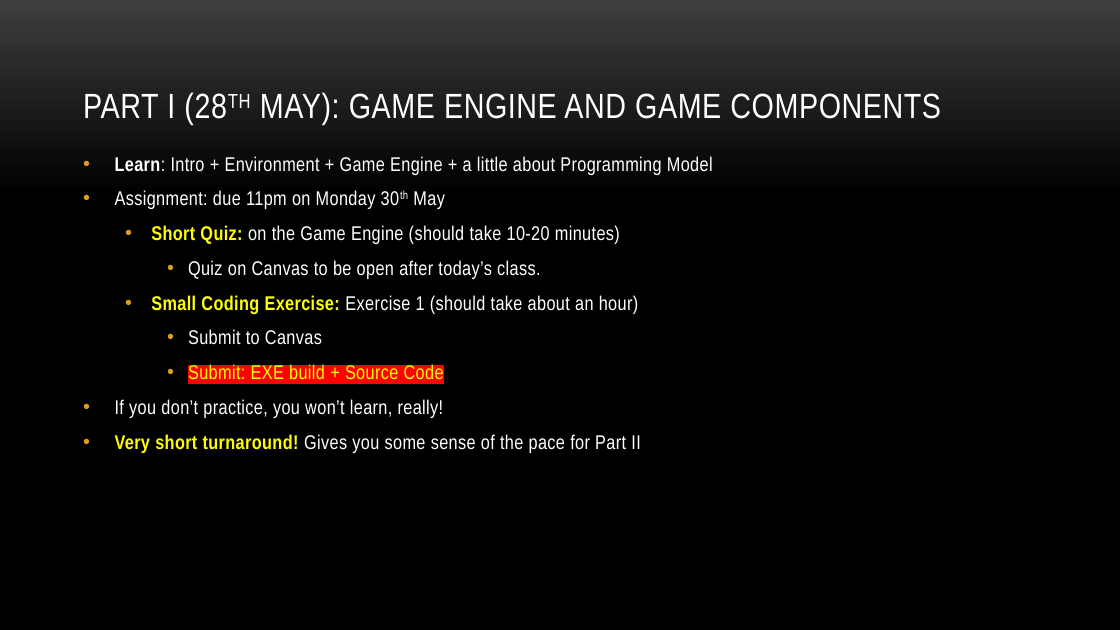
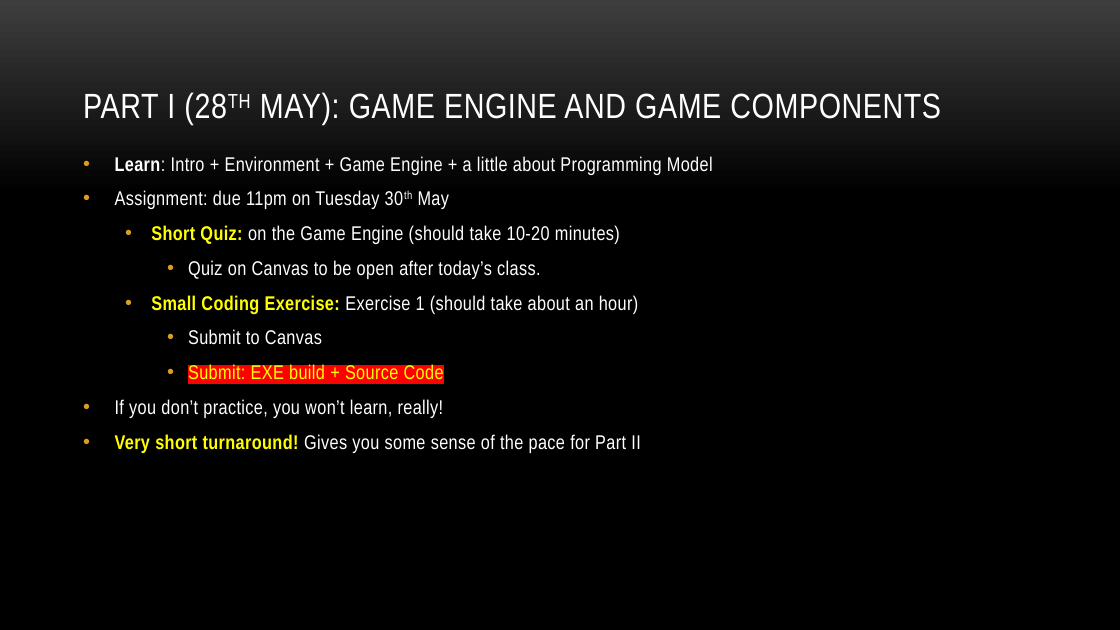
Before and after one commit to myuwbclasses/IntroGameDevelopment, a slide deck: slide 15 of PPT/Intro.pptx. Drawn at 1120x630 pixels with LibreOffice and Linux fonts; fonts in the diff are those of the drawing; background and template pictures are left out. Boxes give left, top, right and bottom in pixels: in the first picture for what was removed or moved away, otherwise in the second. Text is boxed around its words. In the diff, an @@ line names an element or a change of style, - is before the commit and + after.

```diff
--- a/PPT/Intro.pptx
+++ b/PPT/Intro.pptx
@@ text at [115,190,449,209]: text changed @@
-• Assignment: due 11pm on Monday 30th May
+• Assignment: due 11pm on Tuesday 30th May
```
Also in this commit, not shown: 1 other slide changed.
